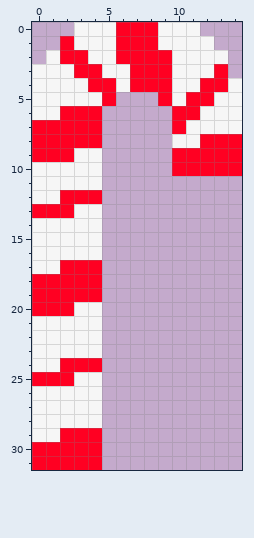
Pixel-art sprite, stored at core/assets/candyCane.png. The picture above is the old version.
The file is 15x32 pixels. Colours within 5 levels of each other are drawn and written as one.
The same view after the edit:
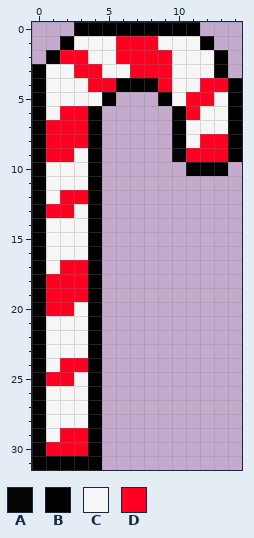
Palette (. is transparent): A #000000f7  B #000000  C #f6f6f6  D #ff0022
Edits made:
@@ x 0..14 @@
- 0 ...CCCDDDCCC...
- 1 ..DCCCDDDCCCC..
- 2 .CDDCCDDDDCCCC.
- 3 CCCDDCCDDDCCCD.
- 4 CCCCDDCDDDCCDDC
- 5 CCCCCD...DCDDCC
- 6 CCDDD.....DDCCC
- 7 DDDDD.....DCCCC
- 8 DDDDD.....CCDDD
- 9 DDDCC.....DDDDD
-10 CCCCC.....DDDDD
-11 CCCCC..........
-12 CCDDD..........
-13 DDDCC..........
-14 CCCCC..........
-15 CCCCC..........
-16 CCCCC..........
-17 CCDDD..........
-18 DDDDD..........
-19 DDDDD..........
-20 DDDCC..........
-21 CCCCC..........
-22 CCCCC..........
-23 CCCCC..........
-24 CCDDD..........
-25 DDDCC..........
-26 CCCCC..........
-27 CCCCC..........
-28 CCCCC..........
-29 CCDDD..........
-30 DDDDD..........
-31 DDDDD..........
+ 0 ...BBBBBBBBB...
+ 1 ..BCCCDDDCCCB..
+ 2 .BDDCCDDDDCCCB.
+ 3 BCCDDCCDDDCCCB.
+ 4 BCCCDDBBBDCCDDB
+ 5 BCCCCB...BCDDCB
+ 6 BCDDB.....BDCCB
+ 7 BDDDB.....BCCCB
+ 8 BDDDB.....BCDDB
+ 9 BDDCB.....ADDDB
+10 BCCCB......BBB.
+11 BCCCB..........
+12 BCDDB..........
+13 BDDCB..........
+14 BCCCB..........
+15 BCCCB..........
+16 BCCCB..........
+17 BCDDB..........
+18 BDDDB..........
+19 BDDDB..........
+20 BDDCB..........
+21 BCCCB..........
+22 BCCCB..........
+23 BCCCB..........
+24 BCDDB..........
+25 BDDCB..........
+26 BCCCB..........
+27 BCCCB..........
+28 BCCCB..........
+29 BCDDB..........
+30 BDDDB..........
+31 BBBBB..........
Boxes around the changes in both pictures, in picture pixels (x1, y1, x2, y2):
changed: (32, 22, 242, 470)
